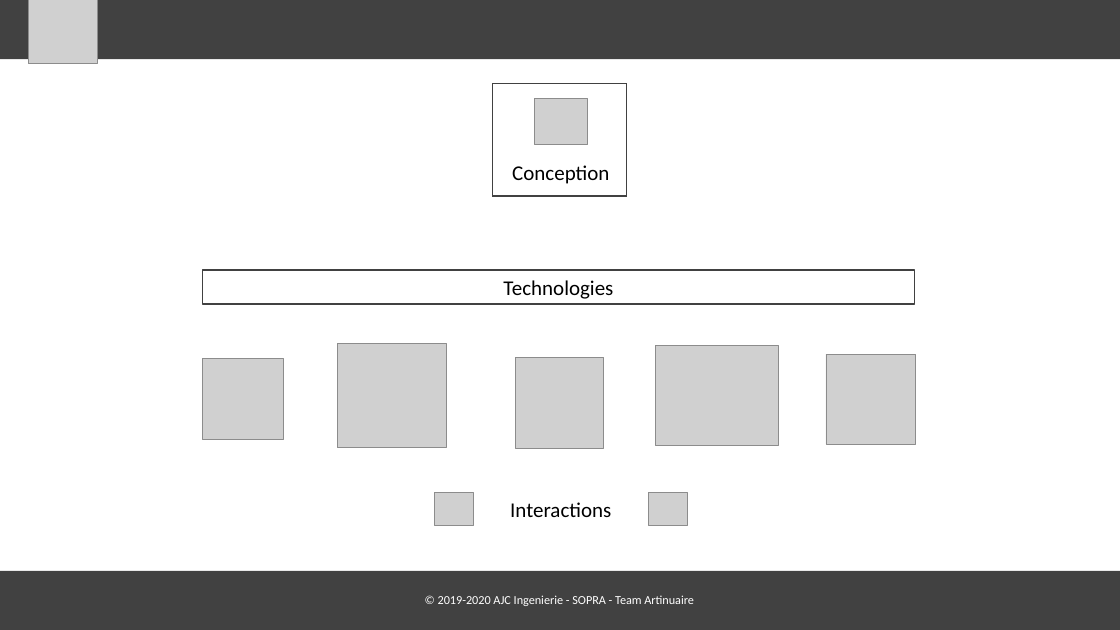
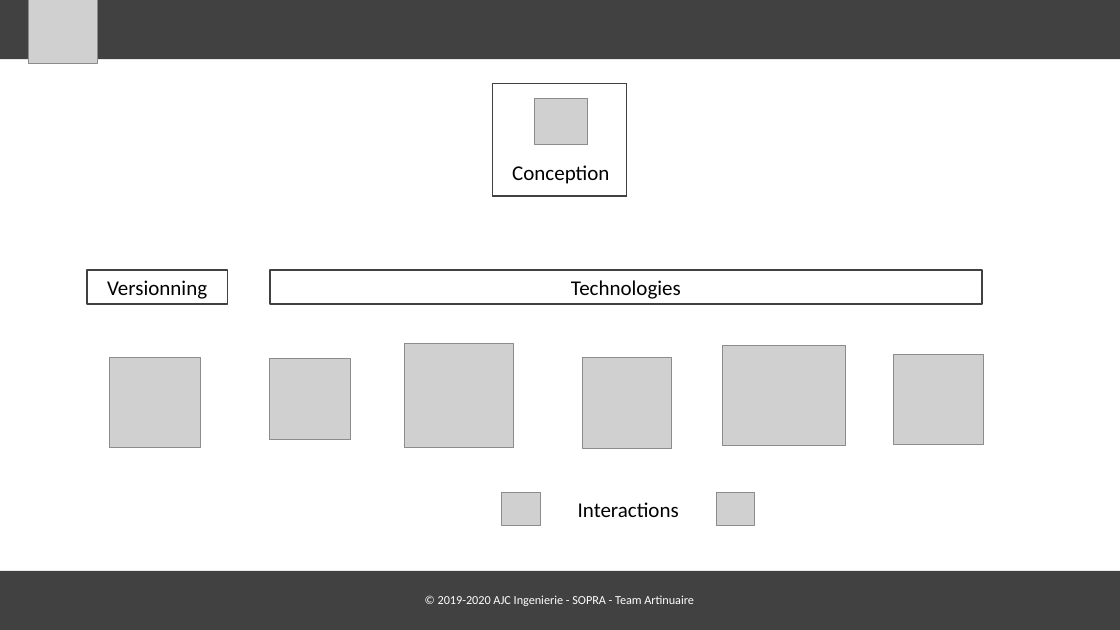
Before and after one commit to alredinor/diapo, a slide deck: slide 7 of alban.pptx. Drawn at 1120x630 pixels with LibreOffice and Linux fonts; fonts in the diff are those of the drawing; grey boxes stand for pictures. Boxes give left, top, right and bottom in pixels: in the first picture for what was removed or moved away, otherwise in the second. Text is boxed around its words. In the diff, an @@ line names an element or a change of style, - is before the commit and + after.

```diff
--- a/alban.pptx
+++ b/alban.pptx
@@ rectangle added at box(87, 271, 227, 304), outline #414141 1.5 pt, 18 pt, text #000000 @@
+Versionning
@@ picture added at box(110, 357, 201, 448) @@
@@ 4 pictures, 1 rectangle: place and size @@
-4 pictures, 1 rectangle at box(202, 271, 916, 526)
+4 pictures, 1 rectangle at box(270, 271, 984, 526)
@@ 3 pictures, 1 text: place and size @@
-3 pictures, 1 text at box(337, 344, 687, 526)
+3 pictures, 1 text at box(404, 344, 755, 526)
```
Also in this commit, not shown: 3 other slides changed.
